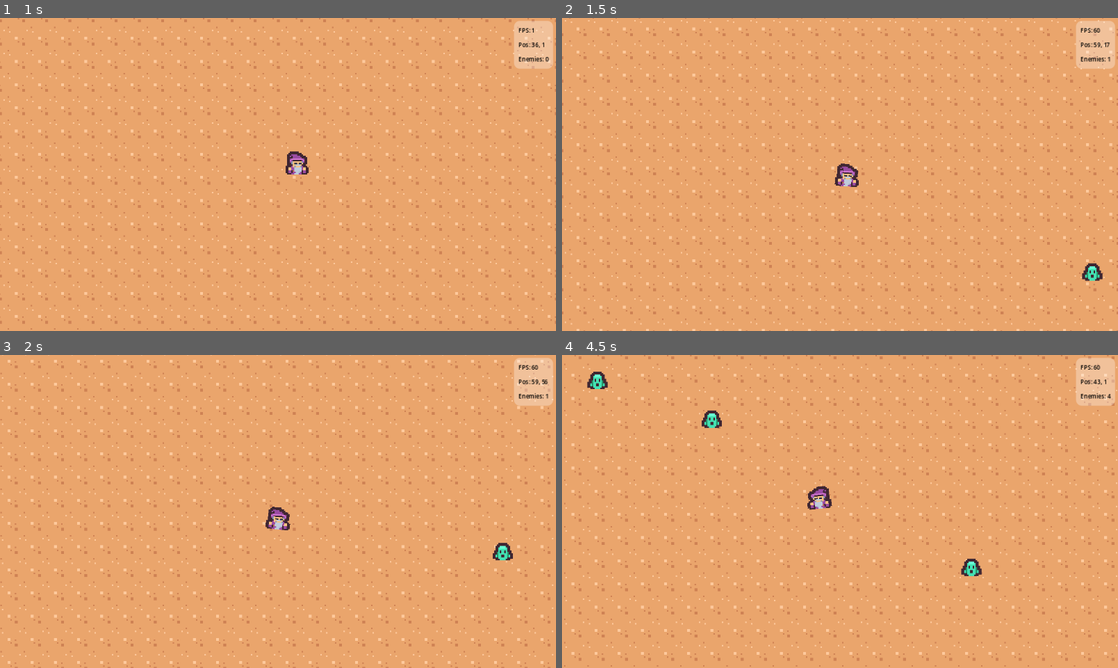
Above: before the commit, frames 1-4 (two rows, left to right).
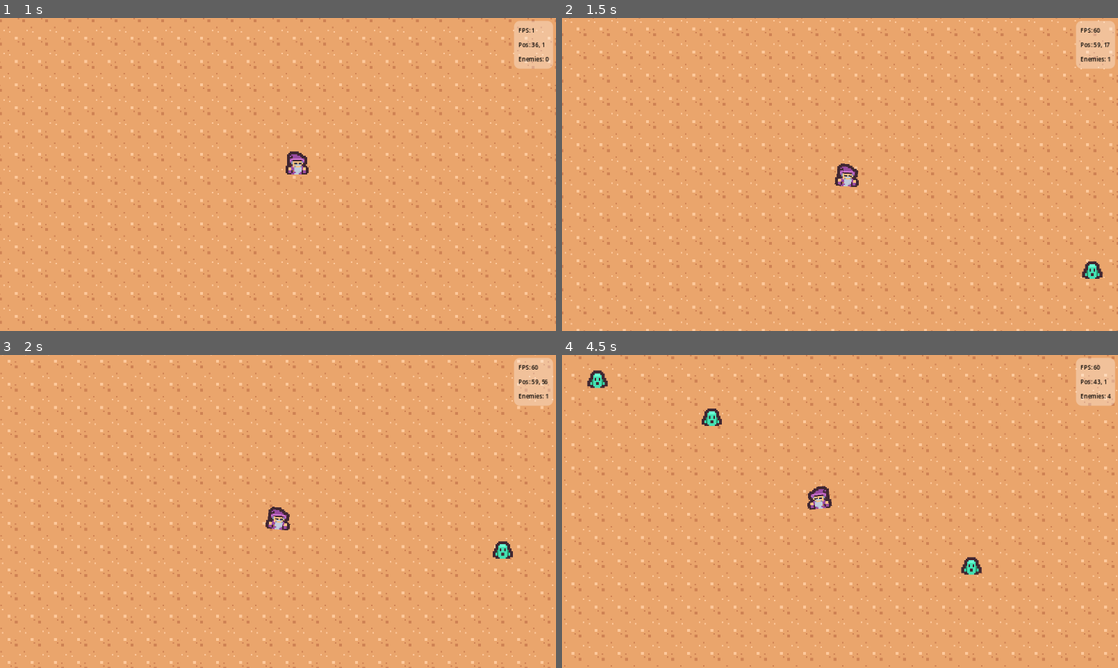
Above: after the commit, the same moments.

Repository: mshirlaw/dungeon-survivor
Game: Godot game, scene res://Scenes/main.tscn
Two runs of this game, one before a commit and one after it. Both use one fixed random seed, a clock stepped at 60 frames per second and the inputs below.
Inputs:
- Up to frame 1 (1 s): tap Enter at 0.5 s; hold Right (right) from 0.53 s (still down)
- Up to frame 2 (1.5 s): release Right (right) at 1.28 s; hold Down (down) from 1.28 s (still down)
- Up to frame 3 (2 s): keep holding Down (down)
- Up to frame 4 (4.5 s): release Down (down) at 2.03 s; hold Right (right) 2.03-2.78 s; hold Up (up) 2.78-3.53 s; hold Left (left) from 3.53 s (still down)

Frame 1 is identical in both runs. In frame 2, 0.1% of the frame differs, in the area x 93-98%, y 77-84%; in frame 3, less than 0.1%; in frame 4, 0.3%, in the area x 4-76%, y 4-71%.

Commit message:
Add enemy bounce and fix duplicate timer connection
- Hop the enemy sprite with a random phase so a crowd does not bounce in sync
- Remove the editor timeout connection, keeping the one made in code

Diff:
--- a/Scenes/enemy_spawner.tscn
+++ b/Scenes/enemy_spawner.tscn
@@ -9,5 +9,3 @@
 
 [node name="Timer" type="Timer" parent="." unique_id=426872331]
 autostart = true
-
-[connection signal="timeout" from="Timer" to="." method="_on_timer_timeout"]
--- a/Scripts/enemy.gd
+++ b/Scripts/enemy.gd
@@ -4,6 +4,8 @@
 const SEPARATION_RADIUS: float = 12.0
 const SEPARATION_WEIGHT: float = 1.5
 const VELOCITY_SMOOTHING: float = 10.0
+const BOUNCE_HEIGHT: float = 1.5
+const BOUNCE_SPEED: float = 12.0
 
 @export var speed: float = 30.0
 
@@ -11,9 +13,13 @@
 
 var player: Node2D
 var _velocity: Vector2 = Vector2.ZERO
+var _rest_position: Vector2 = Vector2.ZERO
+var _bounce_time: float = 0.0
 
 func _ready() -> void:
 	player = get_tree().get_first_node_in_group(PLAYER_GROUP) as Node2D
+	_rest_position = sprite.position
+	_bounce_time = randf() * TAU
 
 func _physics_process(delta: float) -> void:
 	if player == null:
@@ -24,6 +30,7 @@
 
 	_move(chase, push, delta)
 	_update_facing_direction(chase)
+	_apply_bounce(delta)
 
 func _get_chase_direction() -> Vector2:
 	return global_position.direction_to(player.global_position)
@@ -49,3 +56,7 @@
 func _update_facing_direction(direction: Vector2) -> void:
 	if direction.x != 0.0:
 		sprite.flip_h = direction.x < 0.0
+
+func _apply_bounce(delta: float) -> void:
+	_bounce_time += delta * BOUNCE_SPEED
+	sprite.position.y = _rest_position.y - absf(sin(_bounce_time)) * BOUNCE_HEIGHT
